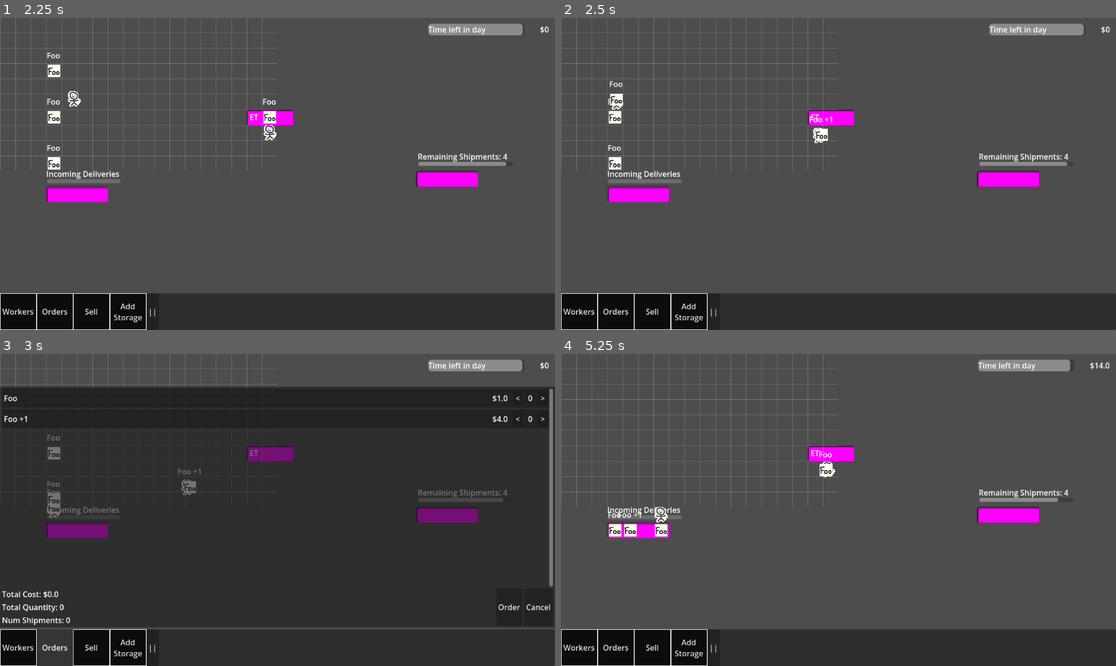
Above: before the commit, frames 1-4 (two rows, left to right).
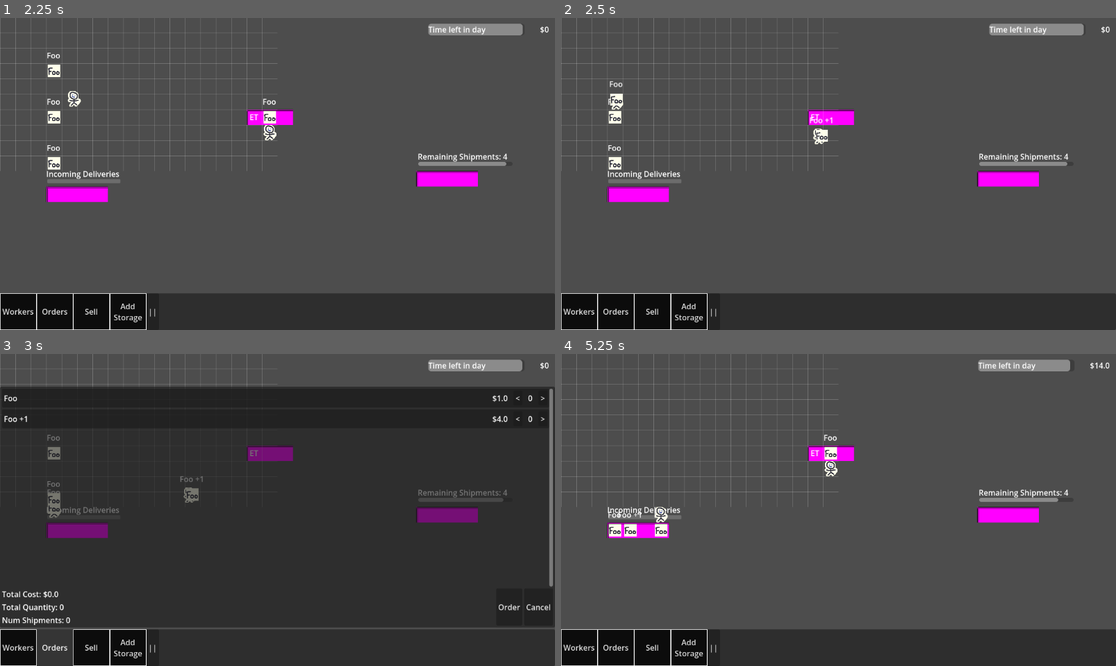
Above: after the commit, the same moments.

Repository: wpuerner/fantasy_factory
Game: Godot game, scene res://scenes/main.tscn
Same seed, same stepped clock (60 frames per second), same inputs: the game is played once before the commit and once after it.
Inputs:
- Up to frame 1 (2.25 s): click "Workers" at 0.5 s; click "Hire New Worker" at 1.25 s; click "Hire" at 2 s
- Up to frame 2 (2.5 s): no input
- Up to frame 3 (3 s): click "Orders" at 2.75 s
- Up to frame 4 (5.25 s): click "<" at 3.5 s; click ">" at 4.25 s; click "Order" at 5 s

Frame 1 is identical in both runs. In frame 2, 0.1% of the frame differs, in the area x 44-49%, y 31-41%; in frame 3, 0.2%; in frame 4, 0.3%, in the area x 46-50%, y 25-40%.

Commit message:
allows worker to reach navigable cells instead of open cells

Diff:
--- a/resources/grid/grid_resource.gd
+++ b/resources/grid/grid_resource.gd
@@ -37,19 +37,28 @@
 		get_cell_for_node(n).item = null
 	return true
 
-# returns the position of an open cell adjacent to to_node, if it exiWhensts, otherwise null.
+# Returns true if the coordinate is inside the grid bounds.
+func is_in_bounds(coord: Vector2i) -> bool:
+	if coord.x < 0 or coord.x >= grid.size():
+		return false
+	if grid[coord.x].size() == 0 or coord.y < 0 or coord.y >= grid[coord.x].size():
+		return false
+	return true
+
+# Returns the position of a cell adjacent to to_node that a worker can navigate to,
+# or null if none exists.
 func get_adjacent_open_cell_position(to_node, from_node):
 	var coord = get_coordinate_from_global_position(to_node.global_position)
 	var check_coords = [coord + Vector2i.UP, coord + Vector2i.DOWN, coord + Vector2i.LEFT, coord + Vector2i.RIGHT]
-	var open_positions = check_coords.filter(func(check_coord): return get_cell_from_coord(check_coord).is_open()).map(func(check_coord): return get_global_position_from_coordinate(check_coord))
-	if open_positions.is_empty():
+	var navigable_positions = check_coords.filter(func(check_coord): return is_in_bounds(check_coord) and get_cell_from_coord(check_coord).is_navigable()).map(func(check_coord): return get_global_position_from_coordinate(check_coord))
+	if navigable_positions.is_empty():
 		return null
 
-	var closest_position: Vector2 = open_positions[0]
-	if len(open_positions) > 1:
-		for i in range(1, len(open_positions)):
-			if open_positions[i].distance_to(from_node.global_position) < closest_position.distance_to(from_node.global_position):
-				closest_position = open_positions[i]
+	var closest_position: Vector2 = navigable_positions[0]
+	if len(navigable_positions) > 1:
+		for i in range(1, len(navigable_positions)):
+			if navigable_positions[i].distance_to(from_node.global_position) < closest_position.distance_to(from_node.global_position):
+				closest_position = navigable_positions[i]
 	return closest_position
 
 func find_nearest_open_cell(from_position: Vector2) -> Cell:
@@ -61,9 +70,7 @@
 				if abs(dx) != r and abs(dy) != r:
 					continue
 				var coord: Vector2i = from_coord + Vector2i(dx, dy)
-				if coord.x < 0 or coord.x >= grid.size():
-					continue
-				if grid[coord.x].size() == 0 or coord.y < 0 or coord.y >= grid[coord.x].size():
+				if not is_in_bounds(coord):
 					continue
 				var cell: Cell = get_cell_from_coord(coord)
 				if cell.is_open():
@@ -106,6 +113,9 @@
 	func is_open():
 		return !is_instance_valid(object)
 
+	func is_navigable() -> bool:
+		return is_open() or object is Item or object is StorageArea.StorageAreaCell
+
 	func has_item():
 		return is_instance_valid(object)
 
--- a/scenes/behaviors/task/work/work_task_behavior.gd
+++ b/scenes/behaviors/task/work/work_task_behavior.gd
@@ -109,7 +109,10 @@
 	return TaskStatus.IN_PROGRESS
 
 func _find_available_storage_cell():
-	var sorted_areas: Array = storage_areas_resource.storage_areas.duplicate()
+	# storage areas is duplicated because we need to sort it
+	var sorted_areas: Array = storage_areas_resource.storage_areas.duplicate().filter(func(area): return not area.is_system_only)
+	if sorted_areas.is_empty():
+		return null
 	sorted_areas.sort_custom(func(a: StorageArea, b: StorageArea): return a.priority < b.priority)
 
 	var output_item_name: String = ""
--- a/scenes/buyer/buyer.tscn
+++ b/scenes/buyer/buyer.tscn
@@ -20,7 +20,7 @@
 corner_radius_bottom_right = 2
 corner_radius_bottom_left = 2
 
-[node name="Buyer" type="Node2D" node_paths=PackedStringArray("timer", "progress_bar", "label") groups=["day_aware"]]
+[node name="Buyer" type="Node2D" unique_id=194365303 node_paths=PackedStringArray("timer", "progress_bar", "label") groups=["day_aware"]]
 script = ExtResource("1_jbsgv")
 item_resource = ExtResource("2_52aab")
 buyer_resource = ExtResource("3_buyer_res")
@@ -28,20 +28,19 @@
 progress_bar = NodePath("ProgressBar")
 label = NodePath("TempGameObjectLabel")
 
-[node name="Timer" type="Timer" parent="."]
+[node name="Timer" type="Timer" parent="." unique_id=1426612212]
 wait_time = 15.0
 one_shot = true
 
-[node name="StorageArea" parent="." instance=ExtResource("4_jbsgv")]
+[node name="StorageArea" parent="." unique_id=1246977697 instance=ExtResource("4_jbsgv")]
 width = 4
 height = 1
 priority = 1000
-system_only = true
 player_editable = false
 configurable = false
 can_change_priority = false
 
-[node name="ProgressBar" type="ProgressBar" parent="."]
+[node name="ProgressBar" type="ProgressBar" parent="." unique_id=1322079266]
 anchors_preset = 5
 anchor_left = 0.5
 anchor_right = 0.5
@@ -54,7 +53,7 @@
 theme_override_styles/fill = SubResource("StyleBoxFlat_7crgf")
 show_percentage = false
 
-[node name="TempGameObjectLabel" parent="." instance=ExtResource("4_ipubk")]
+[node name="TempGameObjectLabel" parent="." unique_id=1071611935 instance=ExtResource("4_ipubk")]
 offset_left = -50.0
 offset_top = -54.0
 offset_right = 170.0
--- a/scenes/main.tscn
+++ b/scenes/main.tscn
@@ -41,6 +41,9 @@
 [node name="DayTimer" type="Timer" parent="." unique_id=1465492600]
 wait_time = 120.0
 autostart = true
+
+[node name="StorageAreaPainter" parent="." unique_id=1813782514 node_paths=PackedStringArray("config_window") instance=ExtResource("16_painter")]
+config_window = NodePath("../SubViewport/StorageAreaConfigWindow")
 
 [node name="Buyer" parent="." unique_id=1696494494 instance=ExtResource("3_choun")]
 position = Vector2(112, 368)
@@ -131,9 +134,6 @@
 [node name="GameCamera" parent="." unique_id=453432055 instance=ExtResource("15_jkv2x")]
 position = Vector2(576, 326)
 
-[node name="StorageAreaPainter" parent="." unique_id=1813782514 node_paths=PackedStringArray("config_window") instance=ExtResource("16_painter")]
-config_window = NodePath("../SubViewport/StorageAreaConfigWindow")
-
 [connection signal="timeout" from="DayTimer" to="." method="_on_day_timer_timeout"]
 [connection signal="worker_hired" from="SubViewport/ToolBar" to="." method="_on_worker_hired"]
 [connection signal="worker_selected" from="SubViewport/ToolBar" to="." method="_on_worker_selected"]
--- a/scenes/storage_area/storage_area.gd
+++ b/scenes/storage_area/storage_area.gd
@@ -5,7 +5,7 @@
 @export var width: int = 3
 @export var height: int = 2
 @export var priority: int = 5
-@export var system_only: bool = false
+@export var is_system_only: bool = false
 @export var player_editable: bool = true
 @export var configurable: bool = true
 @export var can_change_priority: bool = true
@@ -28,13 +28,13 @@
 	return item_name in allowed_items
 
 func get_open_storage_cell(is_system: bool = false) -> StorageAreaCell:
-	if not is_system and system_only:
+	if not is_system and is_system_only:
 		return null
 	var open_cells: Array = get_open_storage_cells(is_system)
 	return open_cells.front() if open_cells else null
 
 func get_open_storage_cells(is_system: bool = false) -> Array:
-	if not is_system and system_only:
+	if not is_system and is_system_only:
 		return []
 	return storage_cells.filter(func(c: StorageAreaCell): return c.is_open())
 
--- a/scenes/storage_area_tool/storage_area_painter.gd
+++ b/scenes/storage_area_tool/storage_area_painter.gd
@@ -155,7 +155,7 @@
 	storage_area.height = area_height
 	storage_area.priority = tool_mode.priority
 	storage_area.global_position = top_left_pos
-	get_parent().add_child(storage_area)
+	add_child(storage_area)
 
 	tool_mode.active_mode = ToolModeClass.Mode.NONE
 
Not shown: 1 places in scenes/buyer/buyer.tscn that only renumber resources
